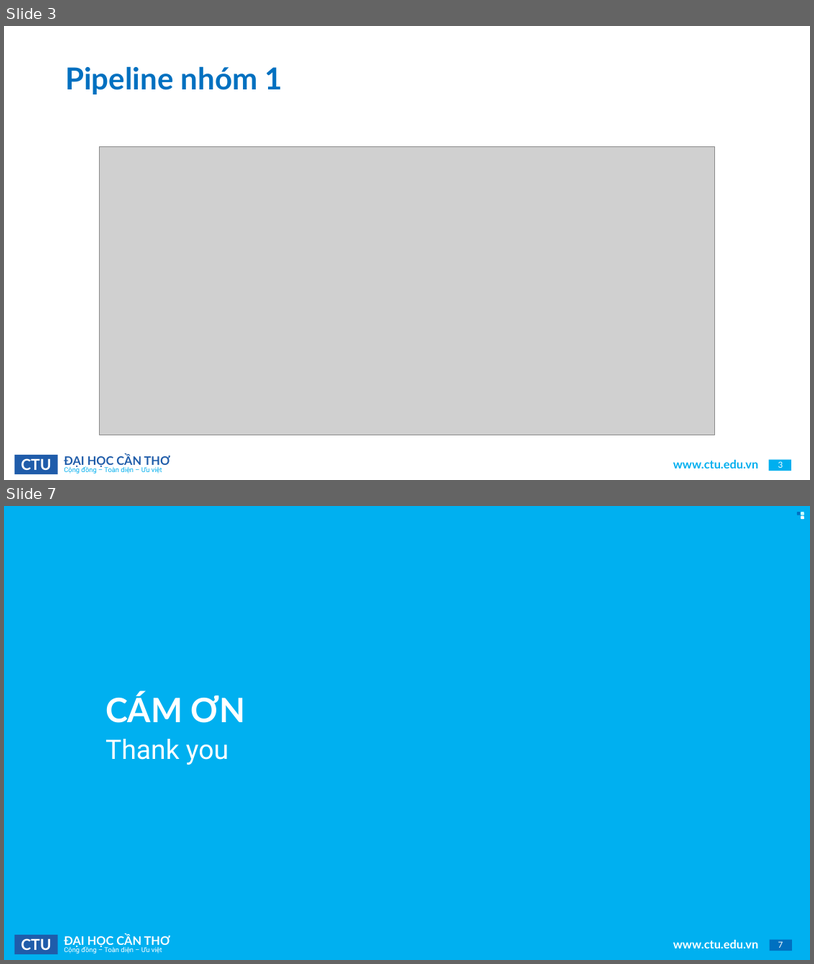
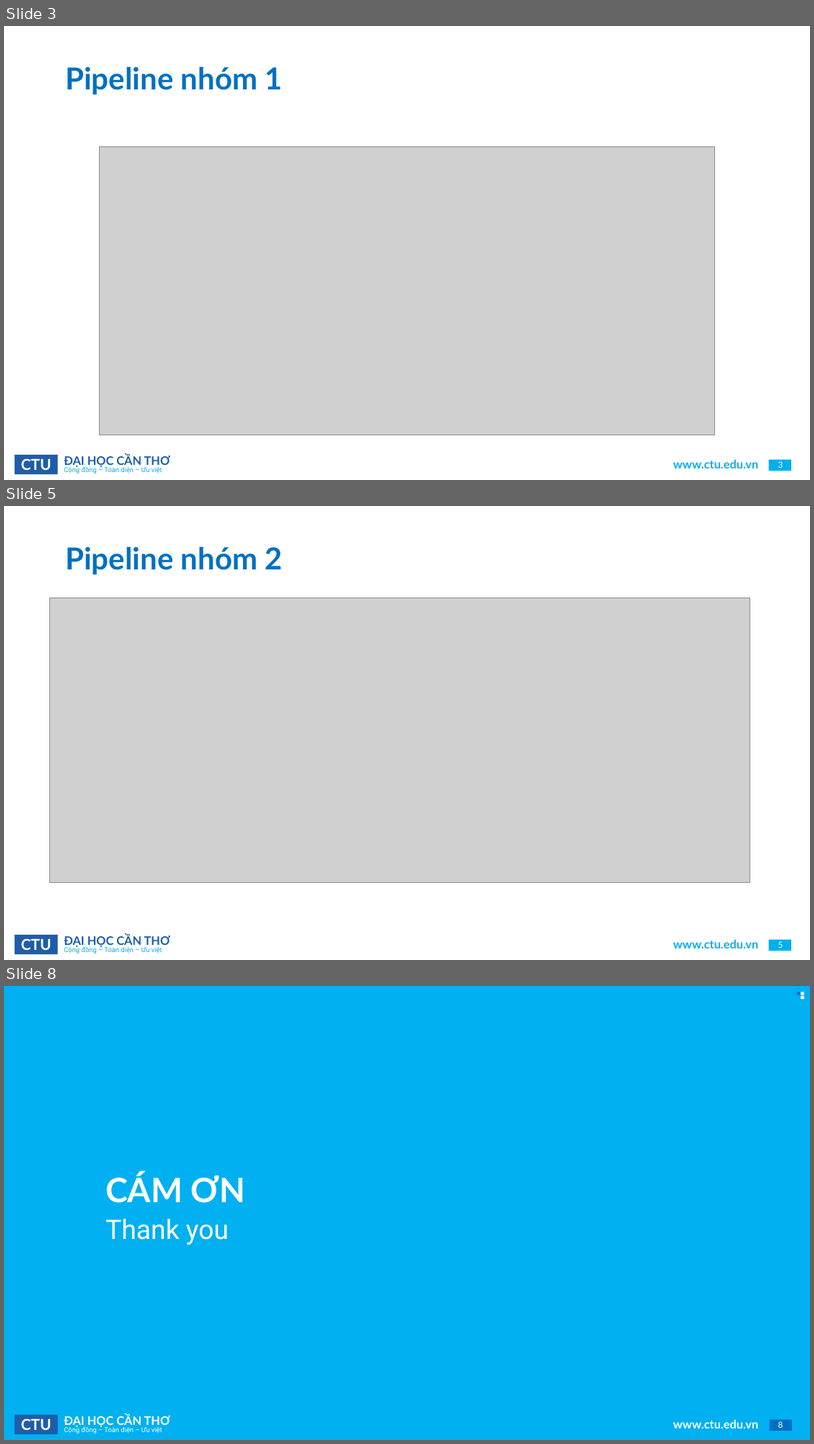
Before and after one commit to Tyler3743/fraud_detection, a slide deck: thuyết trình.pptx. Shown one above the other, each under a label of ours: slides 3 and 7 before the commit, slides 3, 5 and 8 after it; the slides between them are not shown. The pictures are 814x964 and 814x1444 pixels, drawn with LibreOffice and Linux fonts; fonts in the diff are those of the drawing; grey boxes stand for pictures; background and template pictures are left out. Boxes give left, top, right and bottom in pixels: in the first picture for what was removed or moved away, otherwise in the second. Text is boxed around its words. In the diff, an @@ line names an element or a change of style, - is before the commit and + after.

```diff
--- a/thuyết trình.pptx
+++ b/thuyết trình.pptx
@@ slide 5 added at bbox=[4, 506, 810, 960], background #FFFFFF; not listed: 7 template elements that a slide beside it also shows @@
@@ title added at bbox=[65, 546, 283, 574], 36 pt, text #0070C0, bold @@
+Pipeline nhóm 2
@@ picture added at bbox=[49, 598, 750, 883] @@
@@ what was slide 7 is now slide 8 @@
@@ page number at bbox=[779, 1421, 784, 1427]: text changed @@
-7
+8
```
Also in this commit, not shown: 2 slides changed, 1 other slide added, 3 other files.
